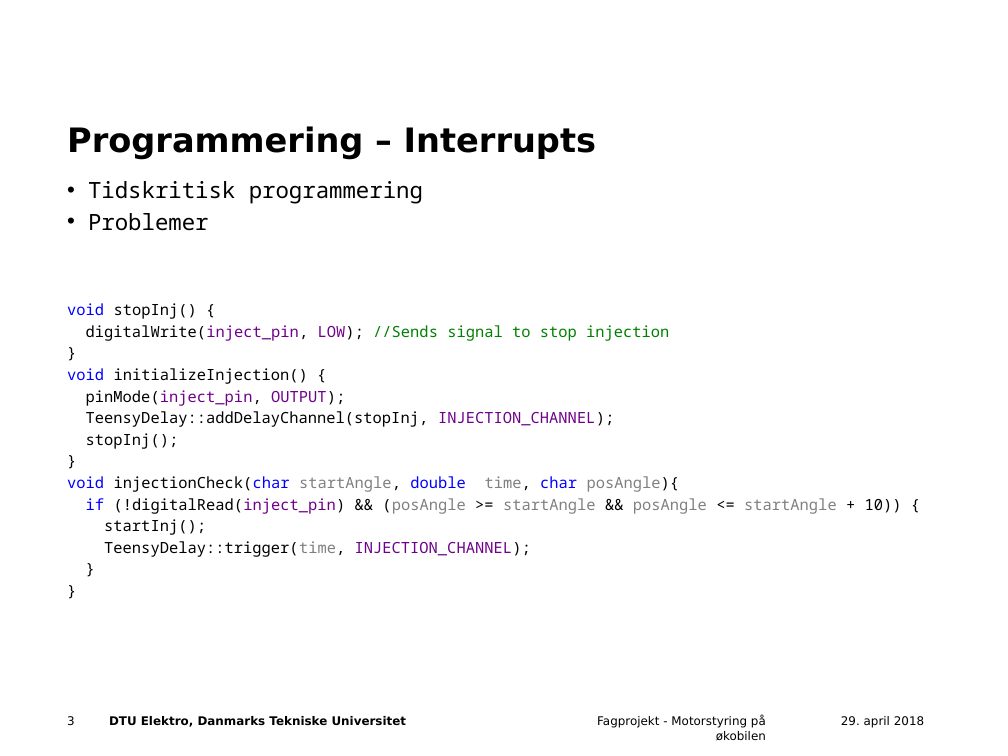
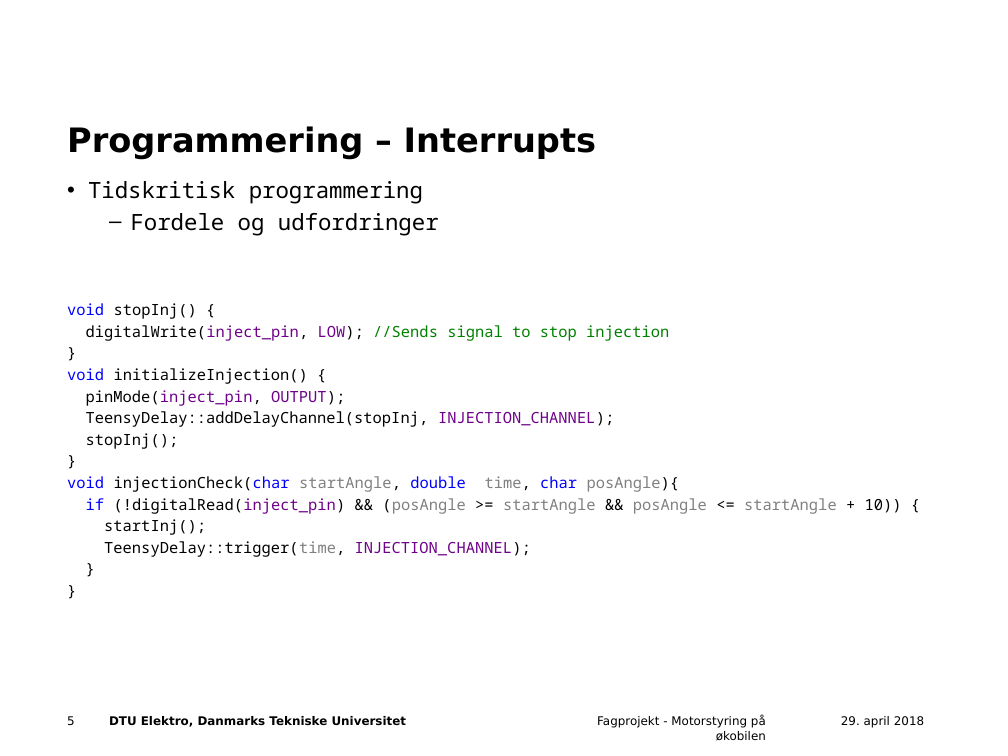
Before and after one commit to Frupla/ECU-board, a slide deck: slide 5 of midtvejsPraes.pptx (slide 3 before the commit). Drawn at 1008x756 pixels with LibreOffice and Linux fonts; fonts in the diff are those of the drawing; background and template pictures are left out. Boxes give left, top, right and bottom in pixels: in the first picture for what was removed or moved away, otherwise in the second. Text is boxed around its words. In the diff, an @@ line names an element or a change of style, - is before the commit and + after.

```diff
--- a/midtvejsPraes.pptx
+++ b/midtvejsPraes.pptx
@@ text at (x1=131, y1=213, x2=439, y2=235): text changed @@
-• Problemer
+  – Fordele og udfordringer
@@ page number at (x1=67, y1=716, x2=75, y2=725): text changed @@
-3
+5
```
Also in this commit, not shown: 2 slides added.
